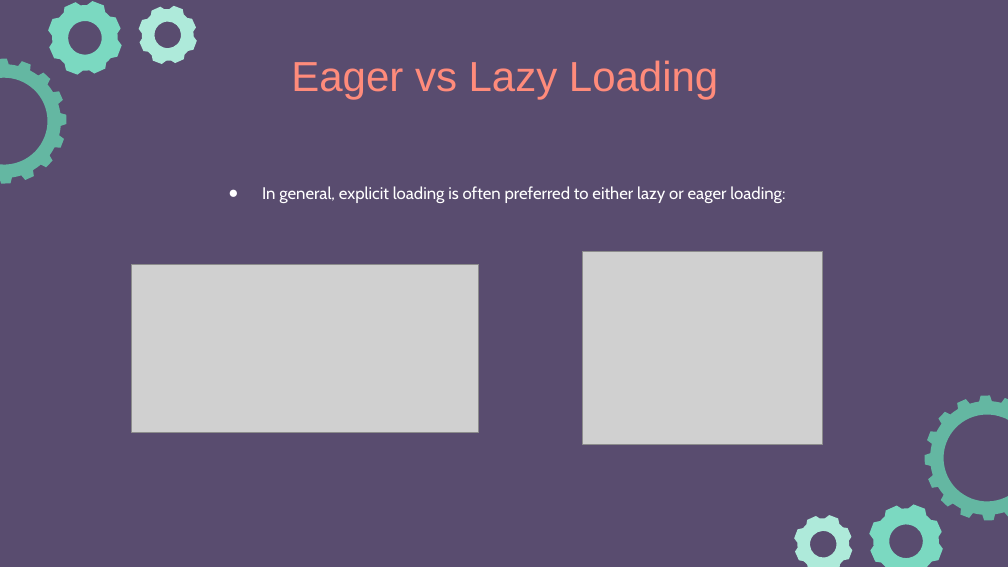
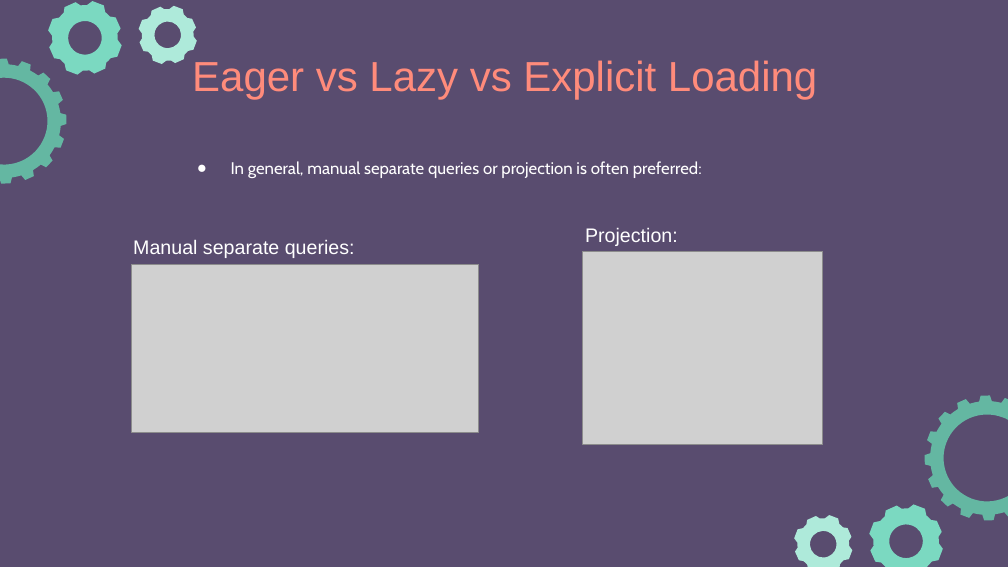
Before and after one commit to e-m-wilson/dotnet, a slide deck: slide 31 of Resources-Notes-Ppts/ASP-NET-Identity/ASPNET.pptx (slide 30 before the commit). Drawn at 1008x567 pixels with LibreOffice and Linux fonts; fonts in the diff are those of the drawing; grey boxes stand for pictures. Boxes give left, top, right and bottom in pixels: in the first picture for what was removed or moved away, otherwise in the second. Text is boxed around its words. In the diff, an @@ line names an element or a change of style, - is before the commit and + after.

Commit message:
update

```diff
--- a/Resources-Notes-Ppts/ASP-NET-Identity/ASPNET.pptx
+++ b/Resources-Notes-Ppts/ASP-NET-Identity/ASPNET.pptx
@@ title at (x1=192, y1=60, x2=817, y2=100): text changed @@
-Eager vs Lazy Loading
+Eager vs Lazy vs Explicit Loading
@@ text at (x1=231, y1=161, x2=702, y2=178): text changed @@
-● In general, explicit loading is often preferred to either lazy or eager loading:
+● In general, manual separate queries or projection is often preferred:
@@ text added at (x1=585, y1=228, x2=678, y2=246), 14 pt, text #FFFFFF @@
+Projection:
@@ text added at (x1=133, y1=240, x2=355, y2=258), 14 pt, text #FFFFFF @@
+Manual separate queries:
```
Also in this commit, not shown: 1 slide added.
